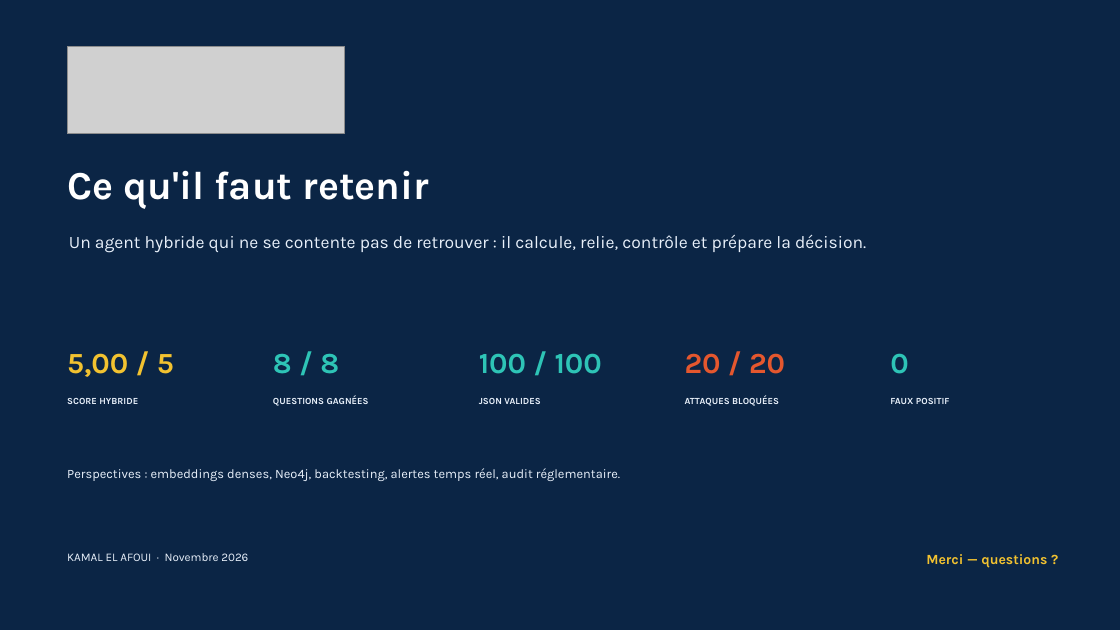
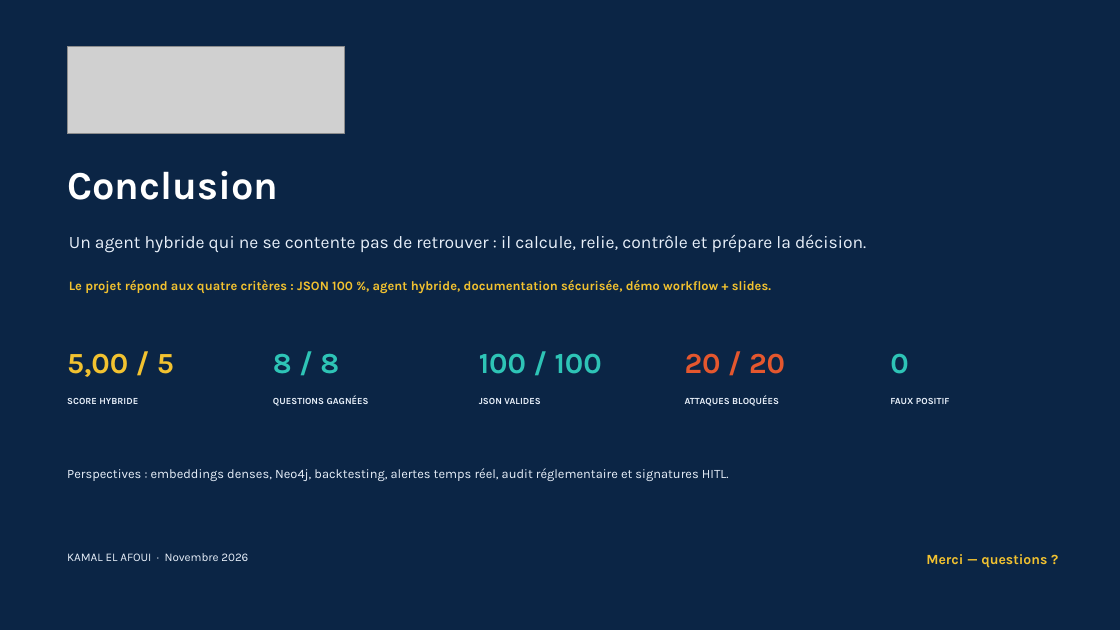
Before and after one commit to kamalelafoui/agentic-ai-quantitative-finance, a slide deck: slide 16 of docs/Presentation_Agentic_AI_Quantitative_Finance.pptx (slide 15 before the commit). Drawn at 1120x630 pixels with LibreOffice and Linux fonts; fonts in the diff are those of the drawing; grey boxes stand for pictures. Boxes give left, top, right and bottom in pixels: in the first picture for what was removed or moved away, otherwise in the second. Text is boxed around its words. In the diff, an @@ line names an element or a change of style, - is before the commit and + after.

Commit message:
Docs and slides: add explicit introduction, problem statement and conclusion

```diff
--- a/docs/Presentation_Agentic_AI_Quantitative_Finance.pptx
+++ b/docs/Presentation_Agentic_AI_Quantitative_Finance.pptx
@@ text at [67,170,278,200]: text changed @@
-Ce qu'il faut retenir
+Conclusion
@@ text added at [69,280,771,294], 11 pt, text #F2C230, bold @@
+Le projet répond aux quatre critères : JSON 100 %, agent hybride, documentation sécurisée, démo workflow + slides.
@@ text at [67,468,729,481]: text changed @@
-Perspectives : embeddings denses, Neo4j, backtesting, alertes temps réel, audit réglementaire.
+Perspectives : embeddings denses, Neo4j, backtesting, alertes temps réel, audit réglementaire et signatures HITL.
```
Also in this commit, not shown: 13 other slides changed, 1 slide added, 7 other files.
